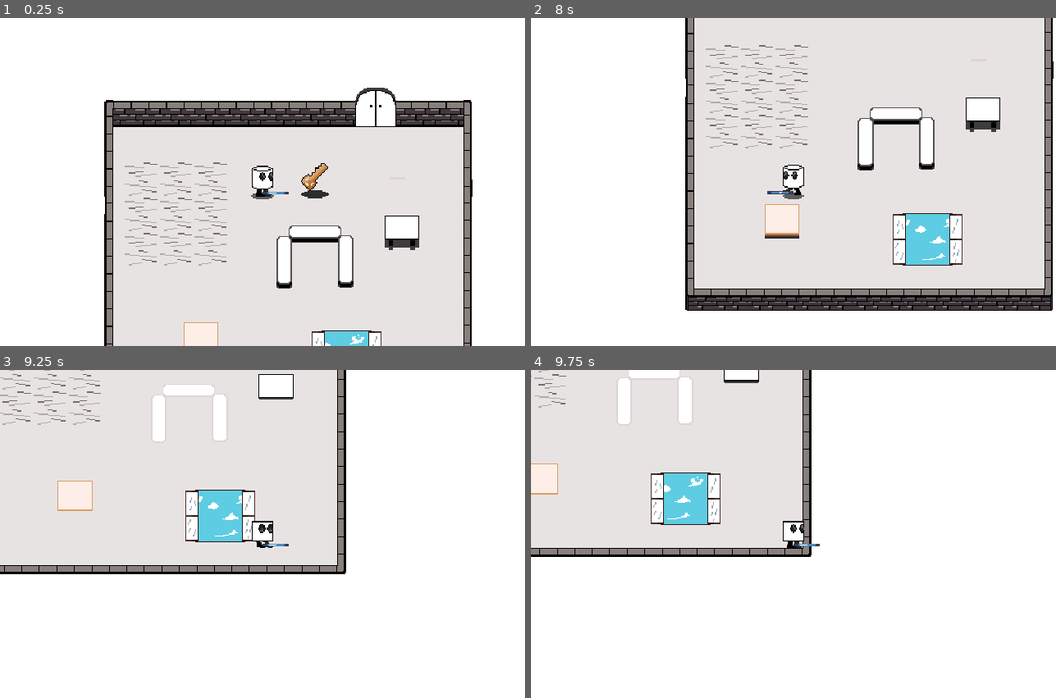
Above: before the commit, frames 1-4 (two rows, left to right).
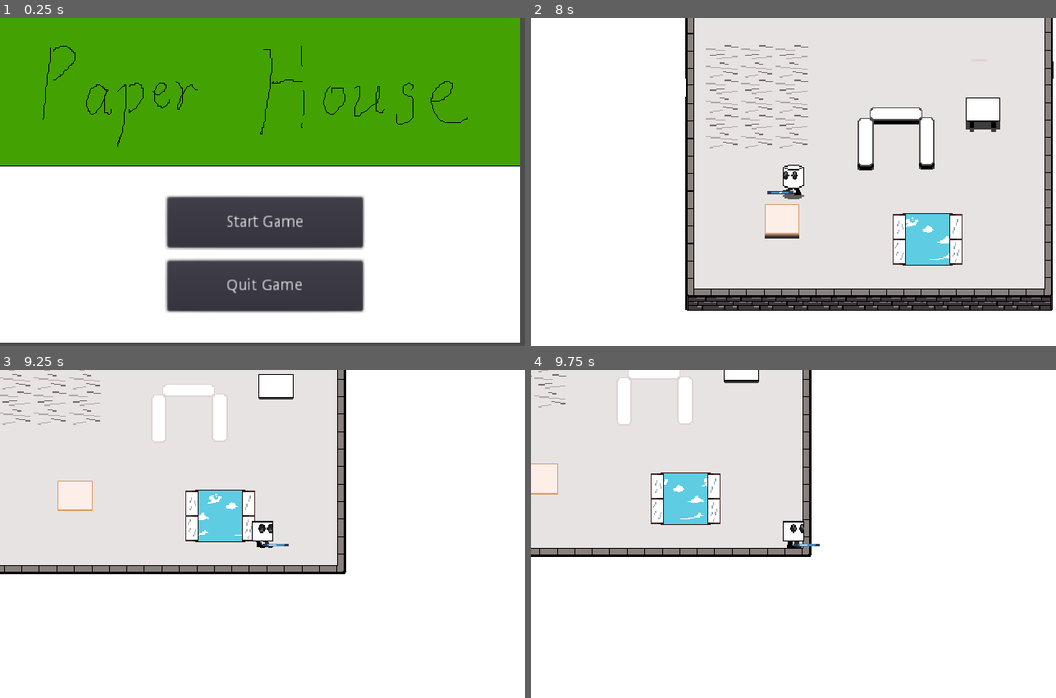
Above: after the commit, the same moments.

Repository: nickykendy/GameOff2019
Game: Godot game, scene res://Levels/Start.tscn
Two runs of this game, one before a commit and one after it. Both use one fixed random seed, a clock stepped at 60 frames per second and the inputs below. Before the commit the project starts from res://World.tscn. The engine's default icon, where the game draws it, is replaced by a stand-in: a white triangle on a blue panel in a dark square.
Inputs (mouse positions are in pixels of both pictures, inside the frame that each line leads up to):
- Up to frame 1 (0.25 s): no input
- Up to frame 2 (8 s): click (798, 221) at 0.5 s, where only the run after the commit has a clickable "Start Game"; hold D (move_right) 1.28-2.78 s; tap Z (toggle_full, bound only after the commit) at 1.35, 2.3, 3.05, 3.6, 4.35, 5.3, 6.05, 6.6, 7.35 s; tap Space (jump) at 1.52, 2.27, 3.77, 4.52, 5.27, 6.77, 7.52 s; tap H (interact) at 2.1, 5.1 s; hold A (move_left) 2.78-3.53 s; tap Tab (switch) at 2.85, 5.85 s; hold D (move_right) 3.53-5.03 s; hold A (move_left) 5.03-5.78 s; hold D (move_right) 5.78-6.53 s; hold A (move_left) from 6.53 s (still down)
- Up to frame 3 (9.25 s): release A (move_left) at 8.03 s; hold D (move_right) from 8.03 s (still down); tap H (interact) at 8.1 s; tap Space (jump) at 8.27 s; tap Z (toggle_full, bound only after the commit) at 8.3, 9.05 s; tap Tab (switch) at 8.85 s
- Up to frame 4 (9.75 s): keep holding D (move_right); tap Z (toggle_full, bound only after the commit) at 9.6 s

The runs differ from the first frame. In frame 1, 82% of the frame differs, in the area x 0-100%, y 0-100%; in frame 2, 0.2%; in frame 3, 0.2%; in frame 4, 0.2%.

Commit message:
add a temp start level, add quit and toggle

Diff:
--- a/Paper_House/Data.gd
+++ /dev/null
@@ -1,3 +0,0 @@
-extends Node
-
-var level = 1
--- /dev/null
+++ b/Paper_House/Levels/Start.gd
@@ -0,0 +1,10 @@
+extends Node2D
+
+onready var start = $Button_Start
+onready var quit = $Button_Exit
+
+func _on_Button_Start_pressed():
+	get_tree().change_scene("res://Levels/World.tscn")
+
+func _on_Button_Exit_pressed():
+	get_tree().quit()
--- /dev/null
+++ b/Paper_House/Levels/Start.tscn
@@ -0,0 +1,28 @@
+[gd_scene load_steps=3 format=2]
+
+[ext_resource path="res://Levels/Start.gd" type="Script" id=1]
+[ext_resource path="res://Resources/Other/Sprite-0001.png" type="Texture" id=2]
+
+[node name="Start" type="Node2D"]
+script = ExtResource( 1 )
+
+[node name="Sprite-0001" type="Sprite" parent="."]
+scale = Vector2( 0.74292, 0.742676 )
+texture = ExtResource( 2 )
+centered = false
+
+[node name="Button_Start" type="Button" parent="."]
+margin_left = 153.056
+margin_top = 164.08
+margin_right = 332.056
+margin_bottom = 210.08
+text = "Start Game"
+
+[node name="Button_Exit" type="Button" parent="."]
+margin_left = 152.89
+margin_top = 222.2
+margin_right = 331.89
+margin_bottom = 268.2
+text = "Quit Game"
+[connection signal="pressed" from="Button_Start" to="." method="_on_Button_Start_pressed"]
+[connection signal="pressed" from="Button_Exit" to="." method="_on_Button_Exit_pressed"]
--- a/Paper_House/Player.gd
+++ b/Paper_House/Player.gd
@@ -78,6 +78,17 @@
 	var _interacting = Input.is_action_pressed("interact")
 	var _jump = Input.is_action_pressed("jump")
 	var _switch = Input.is_action_just_pressed("switch")
+	var _quit = Input.is_action_just_pressed("exit_game")
+	var _toggle = Input.is_action_just_pressed("toggle_full")
+
+	if _quit:
+		get_tree().quit()
+
+	if _toggle:
+		if OS.is_window_fullscreen():
+			OS.window_fullscreen = false
+		else:
+			OS.window_fullscreen = true
 
 	# change genre
 	if isPlatform:
--- a/Paper_House/Player.tscn
+++ b/Paper_House/Player.tscn
@@ -1,15 +1,15 @@
 [gd_scene load_steps=103 format=2]
 
 [ext_resource path="res://Player.gd" type="Script" id=1]
-[ext_resource path="res://Resources/Other/GRAB.png" type="Texture" id=2]
-[ext_resource path="res://Resources/Other/PICK.png" type="Texture" id=3]
-[ext_resource path="res://Resources/Other/Progress/ProgressBG1.png" type="Texture" id=4]
-[ext_resource path="res://Resources/Other/Progress/ProgressBG2.png" type="Texture" id=5]
-[ext_resource path="res://Resources/Other/Progress/ProgressBG3.png" type="Texture" id=6]
-[ext_resource path="res://Resources/Other/Progress/ProgressBG4.png" type="Texture" id=7]
-[ext_resource path="res://Resources/Other/Progress/ProgressBG5.png" type="Texture" id=8]
-[ext_resource path="res://Resources/Other/Progress/ProgressBG6.png" type="Texture" id=9]
-[ext_resource path="res://Resources/Other/Progress/ProgressBG7.png" type="Texture" id=10]
+[ext_resource path="res://Resources/Other/PICK.png" type="Texture" id=2]
+[ext_resource path="res://Resources/Other/Progress/ProgressBG1.png" type="Texture" id=3]
+[ext_resource path="res://Resources/Other/Progress/ProgressBG2.png" type="Texture" id=4]
+[ext_resource path="res://Resources/Other/Progress/ProgressBG3.png" type="Texture" id=5]
+[ext_resource path="res://Resources/Other/Progress/ProgressBG4.png" type="Texture" id=6]
+[ext_resource path="res://Resources/Other/Progress/ProgressBG5.png" type="Texture" id=7]
+[ext_resource path="res://Resources/Other/Progress/ProgressBG6.png" type="Texture" id=8]
+[ext_resource path="res://Resources/Other/Progress/ProgressBG7.png" type="Texture" id=9]
+[ext_resource path="res://Resources/Other/GRAB.png" type="Texture" id=10]
 [ext_resource path="res://Resources/Other/CRACK.png" type="Texture" id=11]
 [ext_resource path="res://Resources/Player/T_Shadow/PlayerShadow1.png" type="Texture" id=12]
 [ext_resource path="res://Resources/Player/T_Shadow/PlayerShadow2.png" type="Texture" id=13]
@@ -19,74 +19,74 @@
 [ext_resource path="res://Resources/Player/T_Shadow/PlayerShadow6.png" type="Texture" id=17]
 [ext_resource path="res://Resources/Player/T_Shadow/PlayerShadow7.png" type="Texture" id=18]
 [ext_resource path="res://Resources/Player/T_Shadow/PlayerShadow8.png" type="Texture" id=19]
-[ext_resource path="res://Resources/Player/T_MoveUp/TDPlayerMoveUp1.png" type="Texture" id=20]
-[ext_resource path="res://Resources/Player/T_MoveUp/TDPlayerMoveUp2.png" type="Texture" id=21]
-[ext_resource path="res://Resources/Player/T_MoveUp/TDPlayerMoveUp3.png" type="Texture" id=22]
-[ext_resource path="res://Resources/Player/T_MoveUp/TDPlayerMoveUp4.png" type="Texture" id=23]
-[ext_resource path="res://Resources/Player/T_MoveUp/TDPlayerMoveUp5.png" type="Texture" id=24]
-[ext_resource path="res://Resources/Player/T_MoveUp/TDPlayerMoveUp6.png" type="Texture" id=25]
-[ext_resource path="res://Resources/Player/T_MoveUp/TDPlayerMoveUp7.png" type="Texture" id=26]
-[ext_resource path="res://Resources/Player/T_MoveUp/TDPlayerMoveUp8.png" type="Texture" id=27]
-[ext_resource path="res://Resources/Player/T_MoveRight/TDPlayerMoveRight1.png" type="Texture" id=28]
-[ext_resource path="res://Resources/Player/P_JumpLeft/PlayerJumpLeft.png" type="Texture" id=29]
-[ext_resource path="res://Resources/Player/T_MoveRight/TDPlayerMoveRight2.png" type="Texture" id=30]
-[ext_resource path="res://Resources/Player/T_MoveRight/TDPlayerMoveRight3.png" type="Texture" id=31]
-[ext_resource path="res://Resources/Player/T_MoveRight/TDPlayerMoveRight4.png" type="Texture" id=32]
-[ext_resource path="res://Resources/Player/T_MoveRight/TDPlayerMoveRight5.png" type="Texture" id=33]
-[ext_resource path="res://Resources/Player/T_MoveRight/TDPlayerMoveRight6.png" type="Texture" id=34]
-[ext_resource path="res://Resources/Player/T_MoveRight/TDPlayerMoveRight7.png" type="Texture" id=35]
-[ext_resource path="res://Resources/Player/T_MoveRight/TDPlayerMoveRight8.png" type="Texture" id=36]
-[ext_resource path="res://Resources/Player/T_GrabLeft/TDPlayerGrabLeft1.png" type="Texture" id=37]
-[ext_resource path="res://Resources/Player/T_GrabLeft/TDPlayerGrabLeft2.png" type="Texture" id=38]
-[ext_resource path="res://Resources/Player/T_GrabLeft/TDPlayerGrabLeft3.png" type="Texture" id=39]
-[ext_resource path="res://Resources/Player/T_GrabLeft/TDPlayerGrabLeft4.png" type="Texture" id=40]
-[ext_resource path="res://Resources/Player/T_GrabDown/TDPlayerGrabDown1.png" type="Texture" id=41]
-[ext_resource path="res://Resources/Player/T_GrabDown/TDPlayerGrabDown2.png" type="Texture" id=42]
-[ext_resource path="res://Resources/Player/T_GrabDown/TDPlayerGrabDown3.png" type="Texture" id=43]
-[ext_resource path="res://Resources/Player/T_GrabDown/TDPlayerGrabDown4.png" type="Texture" id=44]
-[ext_resource path="res://Resources/Player/T_MoveDown/TDPlayerMoveDown1.png" type="Texture" id=45]
-[ext_resource path="res://Resources/Player/T_MoveDown/TDPlayerMoveDown2.png" type="Texture" id=46]
-[ext_resource path="res://Resources/Player/T_MoveDown/TDPlayerMoveDown3.png" type="Texture" id=47]
-[ext_resource path="res://Resources/Player/T_MoveDown/TDPlayerMoveDown4.png" type="Texture" id=48]
-[ext_resource path="res://Resources/Player/T_MoveDown/TDPlayerMoveDown5.png" type="Texture" id=49]
-[ext_resource path="res://Resources/Player/T_MoveDown/TDPlayerMoveDown6.png" type="Texture" id=50]
-[ext_resource path="res://Resources/Player/T_MoveDown/TDPlayerMoveDown7.png" type="Texture" id=51]
-[ext_resource path="res://Resources/Player/T_MoveDown/TDPlayerMoveDown8.png" type="Texture" id=52]
-[ext_resource path="res://Resources/Player/P_MoveLeft/PlayerMoveLeft1.png" type="Texture" id=53]
-[ext_resource path="res://Resources/Player/P_MoveLeft/PlayerMoveLeft2.png" type="Texture" id=54]
-[ext_resource path="res://Resources/Player/P_MoveLeft/PlayerMoveLeft3.png" type="Texture" id=55]
-[ext_resource path="res://Resources/Player/P_MoveLeft/PlayerMoveLeft4.png" type="Texture" id=56]
-[ext_resource path="res://Resources/Player/P_MoveLeft/PlayerMoveLeft5.png" type="Texture" id=57]
-[ext_resource path="res://Resources/Player/P_MoveLeft/PlayerMoveLeft6.png" type="Texture" id=58]
-[ext_resource path="res://Resources/Player/P_MoveLeft/PlayerMoveLeft7.png" type="Texture" id=59]
-[ext_resource path="res://Resources/Player/P_MoveLeft/PlayerMoveLeft8.png" type="Texture" id=60]
-[ext_resource path="res://Resources/Player/P_FallRight/PlayerFallRight.png" type="Texture" id=61]
-[ext_resource path="res://Resources/Player/T_MoveLeft/TDPlayerMoveLeft1.png" type="Texture" id=62]
-[ext_resource path="res://Resources/Player/T_MoveLeft/TDPlayerMoveLeft2.png" type="Texture" id=63]
-[ext_resource path="res://Resources/Player/T_MoveLeft/TDPlayerMoveLeft3.png" type="Texture" id=64]
-[ext_resource path="res://Resources/Player/T_MoveLeft/TDPlayerMoveLeft4.png" type="Texture" id=65]
-[ext_resource path="res://Resources/Player/T_MoveLeft/TDPlayerMoveLeft5.png" type="Texture" id=66]
-[ext_resource path="res://Resources/Player/T_MoveLeft/TDPlayerMoveLeft6.png" type="Texture" id=67]
-[ext_resource path="res://Resources/Player/T_MoveLeft/TDPlayerMoveLeft7.png" type="Texture" id=68]
-[ext_resource path="res://Resources/Player/T_MoveLeft/TDPlayerMoveLeft8.png" type="Texture" id=69]
-[ext_resource path="res://Resources/Player/T_GrabUp/TDPlayerGrabUp1.png" type="Texture" id=70]
-[ext_resource path="res://Resources/Player/T_GrabUp/TDPlayerGrabUp2.png" type="Texture" id=71]
-[ext_resource path="res://Resources/Player/T_GrabUp/TDPlayerGrabUp3.png" type="Texture" id=72]
-[ext_resource path="res://Resources/Player/T_GrabUp/TDPlayerGrabUp4.png" type="Texture" id=73]
-[ext_resource path="res://Resources/Player/T_GrabRight/TDPlayerGrabRight1.png" type="Texture" id=74]
-[ext_resource path="res://Resources/Player/T_GrabRight/TDPlayerGrabRight2.png" type="Texture" id=75]
-[ext_resource path="res://Resources/Player/T_GrabRight/TDPlayerGrabRight3.png" type="Texture" id=76]
-[ext_resource path="res://Resources/Player/T_GrabRight/TDPlayerGrabRight4.png" type="Texture" id=77]
-[ext_resource path="res://Resources/Player/P_MoveRight/PlayerMoveRight1.png" type="Texture" id=78]
-[ext_resource path="res://Resources/Player/P_JumpRight/PlayerJumpRight.png" type="Texture" id=79]
-[ext_resource path="res://Resources/Player/P_FallLeft/PlayerFallLeft.png" type="Texture" id=80]
-[ext_resource path="res://Resources/Player/P_MoveRight/PlayerMoveRight2.png" type="Texture" id=81]
-[ext_resource path="res://Resources/Player/P_MoveRight/PlayerMoveRight3.png" type="Texture" id=82]
-[ext_resource path="res://Resources/Player/P_MoveRight/PlayerMoveRight4.png" type="Texture" id=83]
-[ext_resource path="res://Resources/Player/P_MoveRight/PlayerMoveRight5.png" type="Texture" id=84]
-[ext_resource path="res://Resources/Player/P_MoveRight/PlayerMoveRight6.png" type="Texture" id=85]
-[ext_resource path="res://Resources/Player/P_MoveRight/PlayerMoveRight7.png" type="Texture" id=86]
-[ext_resource path="res://Resources/Player/P_MoveRight/PlayerMoveRight8.png" type="Texture" id=87]
+[ext_resource path="res://Resources/Player/P_MoveRight/PlayerMoveRight1.png" type="Texture" id=20]
+[ext_resource path="res://Resources/Player/T_GrabRight/TDPlayerGrabRight1.png" type="Texture" id=21]
+[ext_resource path="res://Resources/Player/T_GrabRight/TDPlayerGrabRight2.png" type="Texture" id=22]
+[ext_resource path="res://Resources/Player/T_GrabRight/TDPlayerGrabRight3.png" type="Texture" id=23]
+[ext_resource path="res://Resources/Player/T_GrabRight/TDPlayerGrabRight4.png" type="Texture" id=24]
+[ext_resource path="res://Resources/Player/P_JumpRight/PlayerJumpRight.png" type="Texture" id=25]
+[ext_resource path="res://Resources/Player/P_FallLeft/PlayerFallLeft.png" type="Texture" id=26]
+[ext_resource path="res://Resources/Player/P_MoveRight/PlayerMoveRight2.png" type="Texture" id=27]
+[ext_resource path="res://Resources/Player/P_MoveRight/PlayerMoveRight3.png" type="Texture" id=28]
+[ext_resource path="res://Resources/Player/P_MoveRight/PlayerMoveRight4.png" type="Texture" id=29]
+[ext_resource path="res://Resources/Player/P_MoveRight/PlayerMoveRight5.png" type="Texture" id=30]
+[ext_resource path="res://Resources/Player/P_MoveRight/PlayerMoveRight6.png" type="Texture" id=31]
+[ext_resource path="res://Resources/Player/P_MoveRight/PlayerMoveRight7.png" type="Texture" id=32]
+[ext_resource path="res://Resources/Player/P_MoveRight/PlayerMoveRight8.png" type="Texture" id=33]
+[ext_resource path="res://Resources/Player/T_MoveDown/TDPlayerMoveDown1.png" type="Texture" id=34]
+[ext_resource path="res://Resources/Player/T_MoveDown/TDPlayerMoveDown2.png" type="Texture" id=35]
+[ext_resource path="res://Resources/Player/T_MoveDown/TDPlayerMoveDown3.png" type="Texture" id=36]
+[ext_resource path="res://Resources/Player/T_MoveDown/TDPlayerMoveDown4.png" type="Texture" id=37]
+[ext_resource path="res://Resources/Player/T_MoveDown/TDPlayerMoveDown5.png" type="Texture" id=38]
+[ext_resource path="res://Resources/Player/T_MoveDown/TDPlayerMoveDown6.png" type="Texture" id=39]
+[ext_resource path="res://Resources/Player/T_MoveDown/TDPlayerMoveDown7.png" type="Texture" id=40]
+[ext_resource path="res://Resources/Player/T_MoveDown/TDPlayerMoveDown8.png" type="Texture" id=41]
+[ext_resource path="res://Resources/Player/T_GrabDown/TDPlayerGrabDown1.png" type="Texture" id=42]
+[ext_resource path="res://Resources/Player/T_GrabDown/TDPlayerGrabDown2.png" type="Texture" id=43]
+[ext_resource path="res://Resources/Player/T_GrabDown/TDPlayerGrabDown3.png" type="Texture" id=44]
+[ext_resource path="res://Resources/Player/T_GrabDown/TDPlayerGrabDown4.png" type="Texture" id=45]
+[ext_resource path="res://Resources/Player/P_JumpLeft/PlayerJumpLeft.png" type="Texture" id=46]
+[ext_resource path="res://Resources/Player/T_MoveRight/TDPlayerMoveRight1.png" type="Texture" id=47]
+[ext_resource path="res://Resources/Player/P_MoveLeft/PlayerMoveLeft1.png" type="Texture" id=48]
+[ext_resource path="res://Resources/Player/P_MoveLeft/PlayerMoveLeft2.png" type="Texture" id=49]
+[ext_resource path="res://Resources/Player/P_MoveLeft/PlayerMoveLeft3.png" type="Texture" id=50]
+[ext_resource path="res://Resources/Player/P_MoveLeft/PlayerMoveLeft4.png" type="Texture" id=51]
+[ext_resource path="res://Resources/Player/P_MoveLeft/PlayerMoveLeft5.png" type="Texture" id=52]
+[ext_resource path="res://Resources/Player/P_MoveLeft/PlayerMoveLeft6.png" type="Texture" id=53]
+[ext_resource path="res://Resources/Player/P_MoveLeft/PlayerMoveLeft7.png" type="Texture" id=54]
+[ext_resource path="res://Resources/Player/P_MoveLeft/PlayerMoveLeft8.png" type="Texture" id=55]
+[ext_resource path="res://Resources/Player/P_FallRight/PlayerFallRight.png" type="Texture" id=56]
+[ext_resource path="res://Resources/Player/T_MoveUp/TDPlayerMoveUp1.png" type="Texture" id=57]
+[ext_resource path="res://Resources/Player/T_MoveUp/TDPlayerMoveUp2.png" type="Texture" id=58]
+[ext_resource path="res://Resources/Player/T_MoveUp/TDPlayerMoveUp3.png" type="Texture" id=59]
+[ext_resource path="res://Resources/Player/T_MoveUp/TDPlayerMoveUp4.png" type="Texture" id=60]
+[ext_resource path="res://Resources/Player/T_MoveUp/TDPlayerMoveUp5.png" type="Texture" id=61]
+[ext_resource path="res://Resources/Player/T_MoveUp/TDPlayerMoveUp6.png" type="Texture" id=62]
+[ext_resource path="res://Resources/Player/T_MoveUp/TDPlayerMoveUp7.png" type="Texture" id=63]
+[ext_resource path="res://Resources/Player/T_MoveUp/TDPlayerMoveUp8.png" type="Texture" id=64]
+[ext_resource path="res://Resources/Player/T_MoveLeft/TDPlayerMoveLeft1.png" type="Texture" id=65]
+[ext_resource path="res://Resources/Player/T_MoveLeft/TDPlayerMoveLeft2.png" type="Texture" id=66]
+[ext_resource path="res://Resources/Player/T_MoveLeft/TDPlayerMoveLeft3.png" type="Texture" id=67]
+[ext_resource path="res://Resources/Player/T_MoveLeft/TDPlayerMoveLeft4.png" type="Texture" id=68]
+[ext_resource path="res://Resources/Player/T_MoveLeft/TDPlayerMoveLeft5.png" type="Texture" id=69]
+[ext_resource path="res://Resources/Player/T_MoveLeft/TDPlayerMoveLeft6.png" type="Texture" id=70]
+[ext_resource path="res://Resources/Player/T_MoveLeft/TDPlayerMoveLeft7.png" type="Texture" id=71]
+[ext_resource path="res://Resources/Player/T_MoveLeft/TDPlayerMoveLeft8.png" type="Texture" id=72]
+[ext_resource path="res://Resources/Player/T_MoveRight/TDPlayerMoveRight2.png" type="Texture" id=73]
+[ext_resource path="res://Resources/Player/T_MoveRight/TDPlayerMoveRight3.png" type="Texture" id=74]
+[ext_resource path="res://Resources/Player/T_MoveRight/TDPlayerMoveRight4.png" type="Texture" id=75]
+[ext_resource path="res://Resources/Player/T_MoveRight/TDPlayerMoveRight5.png" type="Texture" id=76]
+[ext_resource path="res://Resources/Player/T_MoveRight/TDPlayerMoveRight6.png" type="Texture" id=77]
+[ext_resource path="res://Resources/Player/T_MoveRight/TDPlayerMoveRight7.png" type="Texture" id=78]
+[ext_resource path="res://Resources/Player/T_MoveRight/TDPlayerMoveRight8.png" type="Texture" id=79]
+[ext_resource path="res://Resources/Player/T_GrabLeft/TDPlayerGrabLeft1.png" type="Texture" id=80]
+[ext_resource path="res://Resources/Player/T_GrabLeft/TDPlayerGrabLeft2.png" type="Texture" id=81]
+[ext_resource path="res://Resources/Player/T_GrabLeft/TDPlayerGrabLeft3.png" type="Texture" id=82]
+[ext_resource path="res://Resources/Player/T_GrabLeft/TDPlayerGrabLeft4.png" type="Texture" id=83]
+[ext_resource path="res://Resources/Player/T_GrabUp/TDPlayerGrabUp1.png" type="Texture" id=84]
+[ext_resource path="res://Resources/Player/T_GrabUp/TDPlayerGrabUp2.png" type="Texture" id=85]
+[ext_resource path="res://Resources/Player/T_GrabUp/TDPlayerGrabUp3.png" type="Texture" id=86]
+[ext_resource path="res://Resources/Player/T_GrabUp/TDPlayerGrabUp4.png" type="Texture" id=87]
 [ext_resource path="res://icon.png" type="Texture" id=88]
 [ext_resource path="res://Camera2D.gd" type="Script" id=89]
 [ext_resource path="res://Resources/Sounds/footstep09.ogg" type="AudioStream" id=90]
@@ -98,17 +98,17 @@
 animations = [ {
 "frames": [ ExtResource( 2 ) ],
 "loop": false,
-"name": "GRAB",
-"speed": 5.0
-}, {
-"frames": [ ExtResource( 3 ) ],
-"loop": false,
 "name": "PICK",
 "speed": 5.0
 }, {
-"frames": [ ExtResource( 4 ), ExtResource( 5 ), ExtResource( 6 ), ExtResource( 7 ), ExtResource( 8 ), ExtResource( 9 ), ExtResource( 10 ) ],
+"frames": [ ExtResource( 3 ), ExtResource( 4 ), ExtResource( 5 ), ExtResource( 6 ), ExtResource( 7 ), ExtResource( 8 ), ExtResource( 9 ) ],
 "loop": false,
 "name": "PROGRESS",
+"speed": 5.0
+}, {
+"frames": [ ExtResource( 10 ) ],
+"loop": false,
+"name": "GRAB",
 "speed": 5.0
 }, {
 "frames": [ ExtResource( 11 ) ],
@@ -137,104 +137,104 @@
 
 [sub_resource type="SpriteFrames" id=3]
 animations = [ {
-"frames": [ ExtResource( 20 ), ExtResource( 21 ), ExtResource( 22 ), ExtResource( 23 ), ExtResource( 24 ), ExtResource( 25 ), ExtResource( 26 ), ExtResource( 27 ) ],
+"frames": [ ExtResource( 20 ) ],
+"loop": true,
+"name": "P_IdleRight",
+"speed": 10.0
+}, {
+"frames": [ ExtResource( 21 ), ExtResource( 22 ), ExtResource( 23 ), ExtResource( 24 ) ],
+"loop": true,
+"name": "T_GrabRight",
+"speed": 8.0
+}, {
+"frames": [ ExtResource( 25 ) ],
+"loop": true,
+"name": "P_JumpRight",
+"speed": 10.0
+}, {
+"frames": [ ExtResource( 26 ) ],
+"loop": true,
+"name": "P_FallLeft",
+"speed": 10.0
+}, {
+"frames": [ ExtResource( 20 ), ExtResource( 27 ), ExtResource( 28 ), ExtResource( 29 ), ExtResource( 30 ), ExtResource( 31 ), ExtResource( 32 ), ExtResource( 33 ) ],
+"loop": true,
+"name": "P_MoveRight",
+"speed": 10.0
+}, {
+"frames": [ ExtResource( 34 ), ExtResource( 35 ), ExtResource( 36 ), ExtResource( 37 ), ExtResource( 38 ), ExtResource( 39 ), ExtResource( 40 ), ExtResource( 41 ) ],
+"loop": true,
+"name": "T_MoveDown",
+"speed": 10.0
+}, {
+"frames": [ ExtResource( 42 ), ExtResource( 43 ), ExtResource( 44 ), ExtResource( 45 ) ],
+"loop": true,
+"name": "T_GrabDown",
+"speed": 8.0
+}, {
+"frames": [ ExtResource( 46 ) ],
+"loop": true,
+"name": "P_JumpLeft",
+"speed": 10.0
+}, {
+"frames": [ ExtResource( 47 ) ],
+"loop": true,
+"name": "T_IdleRight",
+"speed": 10.0
+}, {
+"frames": [ ExtResource( 48 ), ExtResource( 49 ), ExtResource( 50 ), ExtResource( 51 ), ExtResource( 52 ), ExtResource( 53 ), ExtResource( 54 ), ExtResource( 55 ) ],
+"loop": true,
+"name": "P_MoveLeft",
+"speed": 10.0
+}, {
+"frames": [ ExtResource( 56 ) ],
+"loop": true,
+"name": "P_FallRight",
+"speed": 10.0
+}, {
+"frames": [ ExtResource( 57 ) ],
+"loop": true,
+"name": "T_IdleUp",
+"speed": 10.0
+}, {
+"frames": [ ExtResource( 57 ), ExtResource( 58 ), ExtResource( 59 ), ExtResource( 60 ), ExtResource( 61 ), ExtResource( 62 ), ExtResource( 63 ), ExtResource( 64 ) ],
 "loop": true,
 "name": "T_MoveUp",
 "speed": 10.0
 }, {
-"frames": [ ExtResource( 20 ) ],
-"loop": true,
-"name": "T_IdleUp",
-"speed": 10.0
-}, {
-"frames": [ ExtResource( 28 ) ],
-"loop": true,
-"name": "T_IdleRight",
-"speed": 10.0
-}, {
-"frames": [ ExtResource( 29 ) ],
-"loop": true,
-"name": "P_JumpLeft",
-"speed": 10.0
-}, {
-"frames": [ ExtResource( 28 ), ExtResource( 30 ), ExtResource( 31 ), ExtResource( 32 ), ExtResource( 33 ), ExtResource( 34 ), ExtResource( 35 ), ExtResource( 36 ) ],
+"frames": [ ExtResource( 65 ), ExtResource( 66 ), ExtResource( 67 ), ExtResource( 68 ), ExtResource( 69 ), ExtResource( 70 ), ExtResource( 71 ), ExtResource( 72 ) ],
+"loop": true,
+"name": "T_MoveLeft",
+"speed": 10.0
+}, {
+"frames": [ ExtResource( 34 ) ],
+"loop": true,
+"name": "T_IdleDown",
+"speed": 10.0
+}, {
+"frames": [ ExtResource( 47 ), ExtResource( 73 ), ExtResource( 74 ), ExtResource( 75 ), ExtResource( 76 ), ExtResource( 77 ), ExtResource( 78 ), ExtResource( 79 ) ],
 "loop": true,
 "name": "T_MoveRight",
 "speed": 10.0
 }, {
-"frames": [ ExtResource( 37 ), ExtResource( 38 ), ExtResource( 39 ), ExtResource( 40 ) ],
+"frames": [ ExtResource( 48 ) ],
+"loop": true,
+"name": "P_IdleLeft",
+"speed": 10.0
+}, {
+"frames": [ ExtResource( 80 ), ExtResource( 81 ), ExtResource( 82 ), ExtResource( 83 ) ],
 "loop": true,
 "name": "T_GrabLeft",
 "speed": 8.0
 }, {
-"frames": [ ExtResource( 41 ), ExtResource( 42 ), ExtResource( 43 ), ExtResource( 44 ) ],
-"loop": true,
-"name": "T_GrabDown",
-"speed": 8.0
-}, {
-"frames": [ ExtResource( 45 ) ],
-"loop": true,
-"name": "T_IdleDown",
-"speed": 10.0
-}, {
-"frames": [ ExtResource( 45 ), ExtResource( 46 ), ExtResource( 47 ), ExtResource( 48 ), ExtResource( 49 ), ExtResource( 50 ), ExtResource( 51 ), ExtResource( 52 ) ],
-"loop": true,
-"name": "T_MoveDown",
-"speed": 10.0
-}, {
-"frames": [ ExtResource( 53 ), ExtResource( 54 ), ExtResource( 55 ), ExtResource( 56 ), ExtResource( 57 ), ExtResource( 58 ), ExtResource( 59 ), ExtResource( 60 ) ],
-"loop": true,
-"name": "P_MoveLeft",
-"speed": 10.0
-}, {
-"frames": [ ExtResource( 61 ) ],
-"loop": true,
-"name": "P_FallRight",
-"speed": 10.0
-}, {
-"frames": [ ExtResource( 62 ) ],
-"loop": true,
-"name": "T_IdleLeft",
-"speed": 10.0
-}, {
-"frames": [ ExtResource( 62 ), ExtResource( 63 ), ExtResource( 64 ), ExtResource( 65 ), ExtResource( 66 ), ExtResource( 67 ), ExtResource( 68 ), ExtResource( 69 ) ],
-"loop": true,
-"name": "T_MoveLeft",
-"speed": 10.0
-}, {
-"frames": [ ExtResource( 53 ) ],
-"loop": true,
-"name": "P_IdleLeft",
-"speed": 10.0
-}, {
-"frames": [ ExtResource( 70 ), ExtResource( 71 ), ExtResource( 72 ), ExtResource( 73 ) ],
+"frames": [ ExtResource( 84 ), ExtResource( 85 ), ExtResource( 86 ), ExtResource( 87 ) ],
 "loop": true,
 "name": "T_GrabUp",
 "speed": 8.0
 }, {
-"frames": [ ExtResource( 74 ), ExtResource( 75 ), ExtResource( 76 ), ExtResource( 77 ) ],
-"loop": true,
-"name": "T_GrabRight",
-"speed": 8.0
-}, {
-"frames": [ ExtResource( 78 ) ],
-"loop": true,
-"name": "P_IdleRight",
-"speed": 10.0
-}, {
-"frames": [ ExtResource( 79 ) ],
-"loop": true,
-"name": "P_JumpRight",
-"speed": 10.0
-}, {
-"frames": [ ExtResource( 80 ) ],
-"loop": true,
-"name": "P_FallLeft",
-"speed": 10.0
-}, {
-"frames": [ ExtResource( 78 ), ExtResource( 81 ), ExtResource( 82 ), ExtResource( 83 ), ExtResource( 84 ), ExtResource( 85 ), ExtResource( 86 ), ExtResource( 87 ) ],
-"loop": true,
-"name": "P_MoveRight",
+"frames": [ ExtResource( 65 ) ],
+"loop": true,
+"name": "T_IdleLeft",
 "speed": 10.0
 } ]
 
--- a/Paper_House/project.godot
+++ b/Paper_House/project.godot
@@ -16,12 +16,8 @@
 [application]
 
 config/name="Paper_House"
-run/main_scene="res://World.tscn"
+run/main_scene="res://Levels/Start.tscn"
 config/icon="res://icon.png"
-
-[autoload]
-
-Data="*res://Data.gd"
 
 [display]
 
@@ -110,6 +106,17 @@
 , Object(InputEventJoypadButton,"resource_local_to_scene":false,"resource_name":"","device":0,"button_index":5,"pressure":0.0,"pressed":false,"script":null)
  ]
 }
+exit_game={
+"deadzone": 0.5,
+"events": [ Object(InputEventKey,"resource_local_to_scene":false,"resource_name":"","device":0,"alt":false,"shift":false,"control":false,"meta":false,"command":false,"pressed":false,"scancode":16777217,"unicode":0,"echo":false,"script":null)
+ ]
+}
+toggle_full={
+"deadzone": 0.5,
+"events": [ Object(InputEventKey,"resource_local_to_scene":false,"resource_name":"","device":0,"alt":false,"shift":false,"control":false,"meta":false,"command":false,"pressed":false,"scancode":90,"unicode":0,"echo":false,"script":null)
+, Object(InputEventJoypadButton,"resource_local_to_scene":false,"resource_name":"","device":0,"button_index":11,"pressure":0.0,"pressed":false,"script":null)
+ ]
+}
 
 [rendering]
 
Renamed: Paper_House/World.tscn -> Paper_House/Levels/World.tscn
Binary file added: Paper_House/Resources/Other/Sprite-0001.png
Not shown, added: Paper_House/Resources/Other/Sprite-0001.png.import
Not shown, added: .DS_Store
